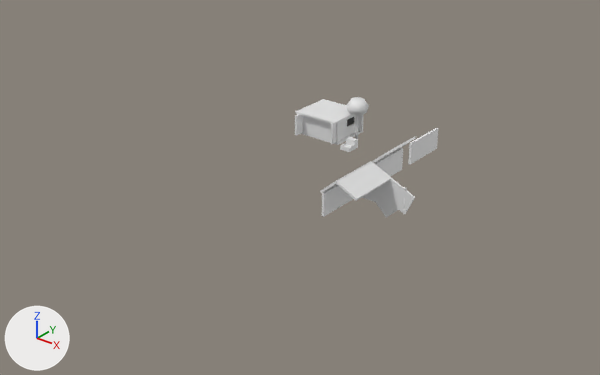
Before and after pictures for a commit that changed the Blender file projects/game/assets/Scene.blend.
Before and after are seen from a camera (50 mm lens) standing at (433.0, -622.0, 302.0) and looking at (2.0, -83.0, -32.0). Every picture has the same lights, and +X, +Y and +Z are marked at lower left.

In view in the first picture: 'Roof', 'Tree', 'Vehicle', 'Wall South.002', 'Wall South.003', 'Wall South.006', 'Wall South.007', 'WallE', 'Window'.
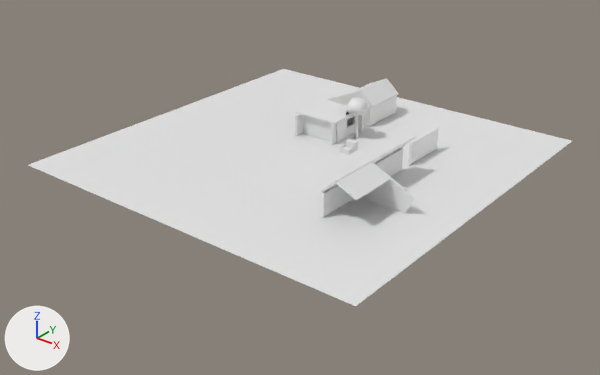
Changed parts and their boxes [x1, y1, x2, y2] in the pictures (600 x 375 px):
```json
{"object": "Plane", "change": "added", "after": [28, 69, 572, 306]}
{"object": "Wall South.014", "change": "added", "after": [360, 78, 399, 107]}
{"object": "Wall South.015", "change": "added", "after": [371, 95, 397, 125]}
{"object": "Vehicle", "change": "moved", "before": [340, 137, 358, 152], "after": [339, 139, 358, 155]}
{"object": "Wall South.013", "change": "added", "after": [332, 96, 372, 126]}
{"object": "Wall South.010", "change": "added", "after": [327, 91, 359, 101]}
{"object": "Wall South.012", "change": "added", "after": [345, 79, 384, 95]}
{"object": "Window", "change": "moved", "before": [347, 117, 354, 127], "on screen": "not visible afterwards"}
```

Edits to the scene script, one JSON object a line:
```json
{"op": "add", "block": "me_plane_1", "code": ["me_plane_1 = bpy.data.meshes.new('Plane')", "me_plane_1.from_pydata([(-1.0, -1.0, 0.0), (1.0, -1.0, 0.0), (-1.0, 1.0, 0.0), (1.0, 1.0, 0.0)], [], [(0, 1, 3, 2)])"]}
{"op": "set", "path": "ob_vehicle.location", "old": "(27.7, -42.5, 2.4)", "new": "(51.2, -76.7, 17.7)"}
{"op": "set", "path": "ob_window.location", "old": "(1.5, -5.1, 8.9)", "new": "(1.5, -5.1, 16.8)"}
{"op": "add", "block": "ob_plane", "code": ["ob_plane = bpy.data.objects.new('Plane', me_plane_1)", "ob_plane.location = (-3.9, -62.1, -5.7)", "ob_plane.scale = (180.0, 180.0, 180.0)"]}
{"op": "add", "block": "ob_wall_south_010", "code": ["ob_wall_south_010 = bpy.data.objects.new('Wall South.010', me_cube_003.copy())  # the mesh of ob_floor", "ob_wall_south_010.location = (-27.8, 26.9, 10.7)", "ob_wall_south_010.rotation_euler = (0.427, 0.0, -1.571)  # degrees (24, 0, -90)", "ob_wall_south_010.scale = (0.922, 21.8, 9.44)"]}
{"op": "add", "block": "ob_wall_south_012", "code": ["ob_wall_south_012 = bpy.data.objects.new('Wall South.012', me_cube_003.copy())  # the mesh of ob_floor", "ob_wall_south_012.location = (-19.5, 50.7, 23.9)", "ob_wall_south_012.rotation_euler = (0.0, 2.007, -3.142)  # degrees (0, 115, -180)", "ob_wall_south_012.scale = (1.0, 23.6, 10.2)"]}
{"op": "add", "block": "ob_wall_south_013", "code": ["ob_wall_south_013 = bpy.data.objects.new('Wall South.013', me_cube_023)", "ob_wall_south_013.location = (-19.5, 26.9, 5.6)", "ob_wall_south_013.rotation_euler = (0.0, 0.0, -1.571)  # degrees (0, 0, -90)", "ob_wall_south_013.scale = (1.0, 23.6, 10.2)"]}
{"op": "add", "block": "ob_wall_south_014", "code": ["ob_wall_south_014 = bpy.data.objects.new('Wall South.014', me_cube_024)", "ob_wall_south_014.location = (-2.3, 50.7, 22.6)", "ob_wall_south_014.rotation_euler = (0.0, 0.855, -3.142)  # degrees (0, 49, -180)", "ob_wall_south_014.scale = (1.0, 23.6, 10.2)"]}
{"op": "add", "block": "ob_wall_south_015", "code": ["ob_wall_south_015 = bpy.data.objects.new('Wall South.015', me_cube_025)", "ob_wall_south_015.location = (2.7, 51.0, 5.6)", "ob_wall_south_015.rotation_euler = (0.0, 0.0, -3.142)  # degrees (0, 0, -180)", "ob_wall_south_015.scale = (1.0, 23.6, 10.2)"]}
```
